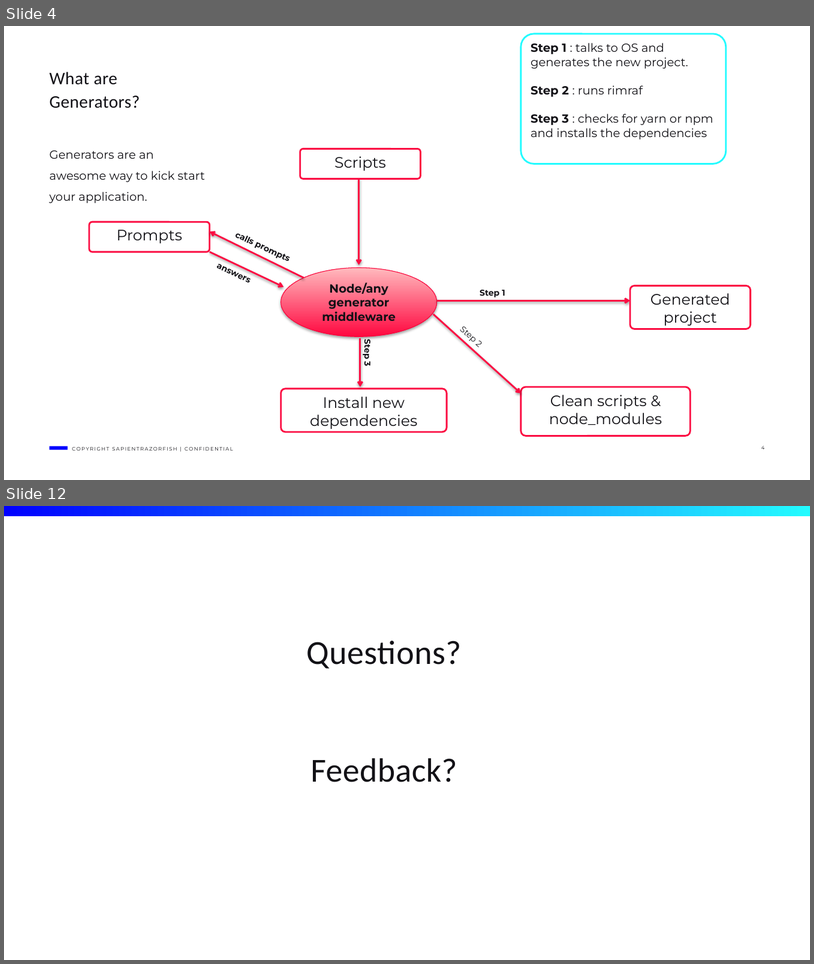
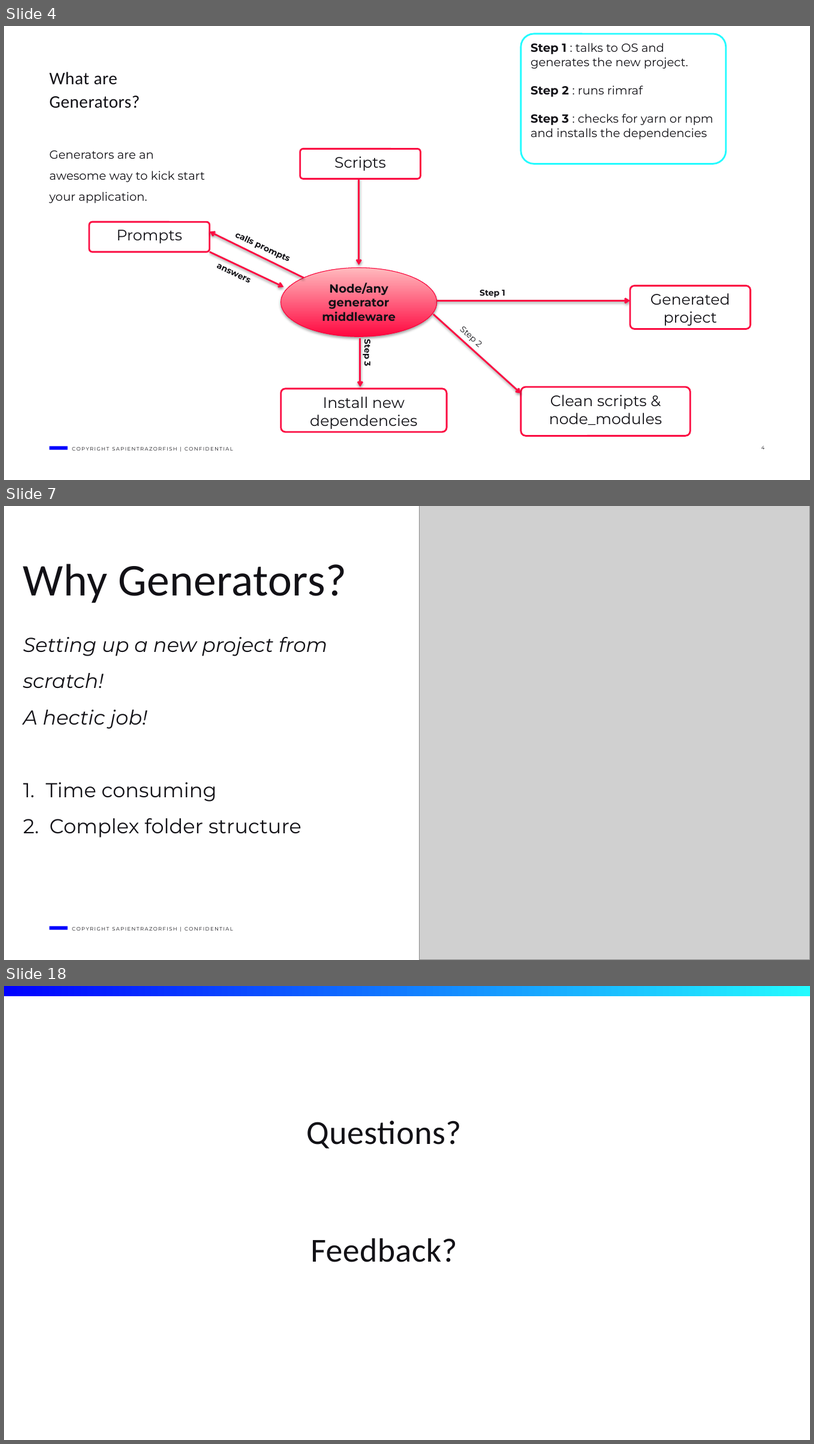
Before and after one commit to dalalayan1/shell-generator, a slide deck: generators.pptx. Shown one above the other, each under a label of ours: slides 4 and 12 before the commit, slides 4, 7 and 18 after it; the slides between them are not shown. The pictures are 814x964 and 814x1444 pixels, drawn with LibreOffice and Linux fonts; fonts in the diff are those of the drawing; grey boxes stand for pictures; background and template pictures are left out. Boxes give left, top, right and bottom in pixels: in the first picture for what was removed or moved away, otherwise in the second. Text is boxed around its words. In the diff, an @@ line names an element or a change of style, - is before the commit and + after.

```diff
--- a/generators.pptx
+++ b/generators.pptx
@@ slide 7 added at bbox=[4, 506, 810, 960], background #FFFFFF; not listed: 2 template elements that a slide beside it also shows @@
@@ picture added at bbox=[420, 506, 810, 960] @@
@@ title added at bbox=[23, 564, 347, 603], 54 pt, text #121116 @@
+Why Generators?
@@ text added at bbox=[23, 637, 327, 837], 24 pt, text #121116, italic @@
+Setting up a new project from scratch!
+A hectic job!
+1. Time consuming
+2. Complex folder structure
@@ what was slide 12 is now slide 18 @@
```
Also in this commit, not shown: 6 slides changed, 6 other slides added, 1 slide removed.
